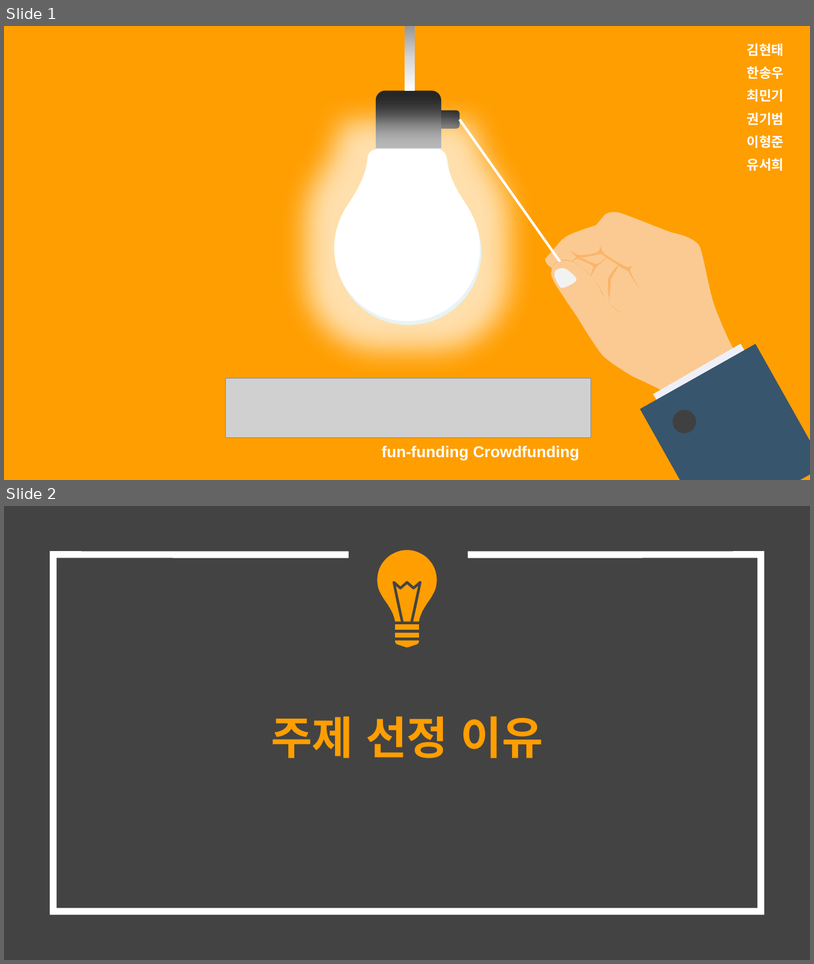
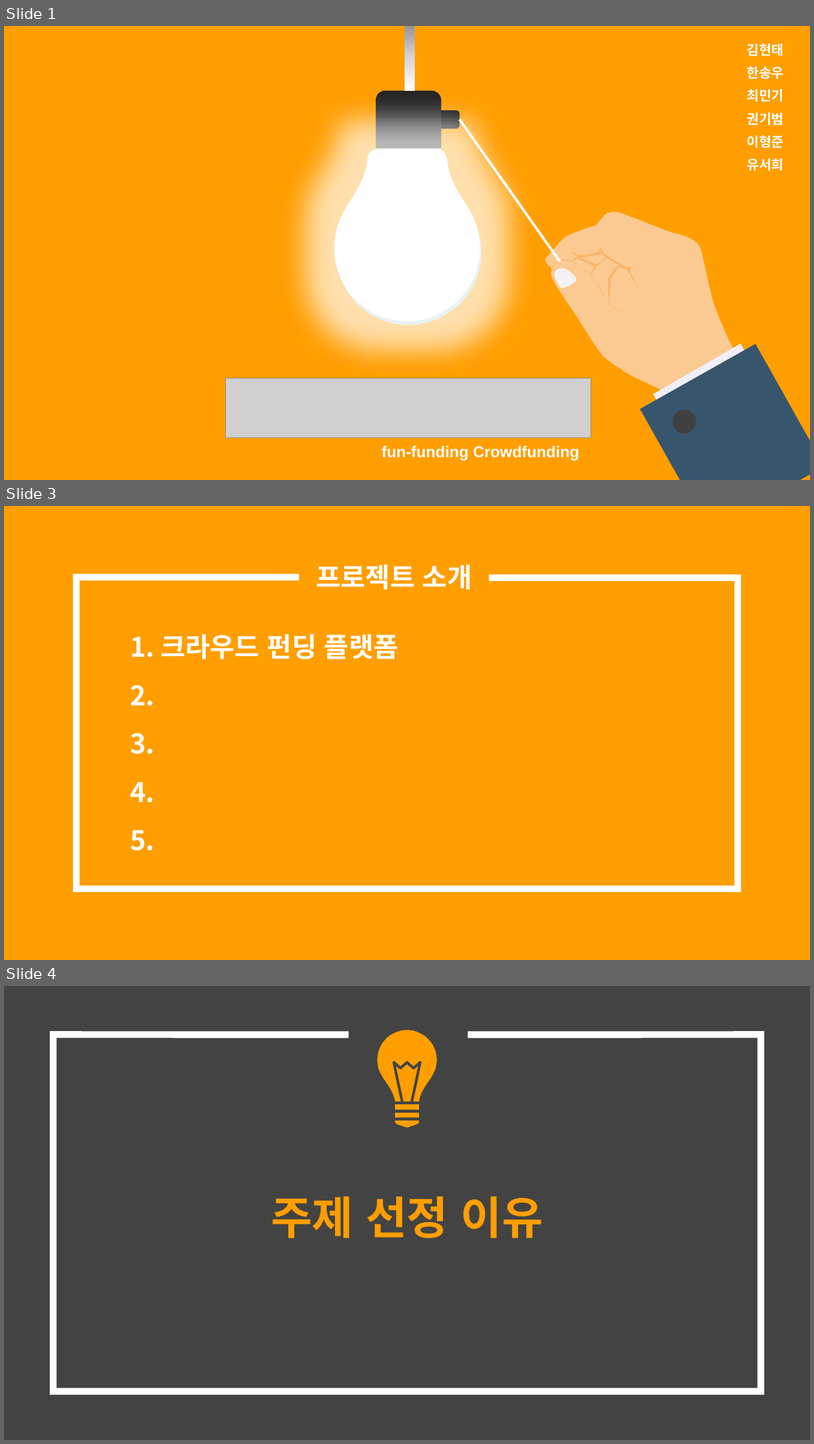
Before and after one commit to hhsw07/ezen-academy-projects, a slide deck: 0 발표용 파워포인트/project06 - 파워포인트 종합.pptx. Shown one above the other, each under a label of ours: slides 1 and 2 before the commit, slides 1, 3 and 4 after it; the slides between them are not shown. The pictures are 814x964 and 814x1444 pixels, drawn with LibreOffice and Linux fonts; fonts in the diff are those of the drawing; grey boxes stand for pictures. Boxes give left, top, right and bottom in pixels: in the first picture for what was removed or moved away, otherwise in the second. Text is boxed around its words. In the diff, an @@ line names an element or a change of style, - is before the commit and + after.

```diff
--- a/0 발표용 파워포인트/project06 - 파워포인트 종합.pptx
+++ b/0 발표용 파워포인트/project06 - 파워포인트 종합.pptx
@@ slide 3 added at <box>4,506,810,960</box>, background #FF9E00 @@
@@ freeform shape added at <box>76,577,738,888</box>, outline #FFFFFF 6 pt @@
@@ text added at <box>316,564,472,589</box>, 24 pt, text #FFFFFF, bold @@
+프로젝트 소개
@@ text added at <box>130,634,399,850</box>, 24 pt, text #FFFFFF, bold @@
+1. 크라우드 펀딩 플랫폼
+2.
+3.
+4.
+5.
@@ what was slide 2 is now slide 4 @@
```
Also in this commit, not shown: 3 slides changed, 1 other slide added.
